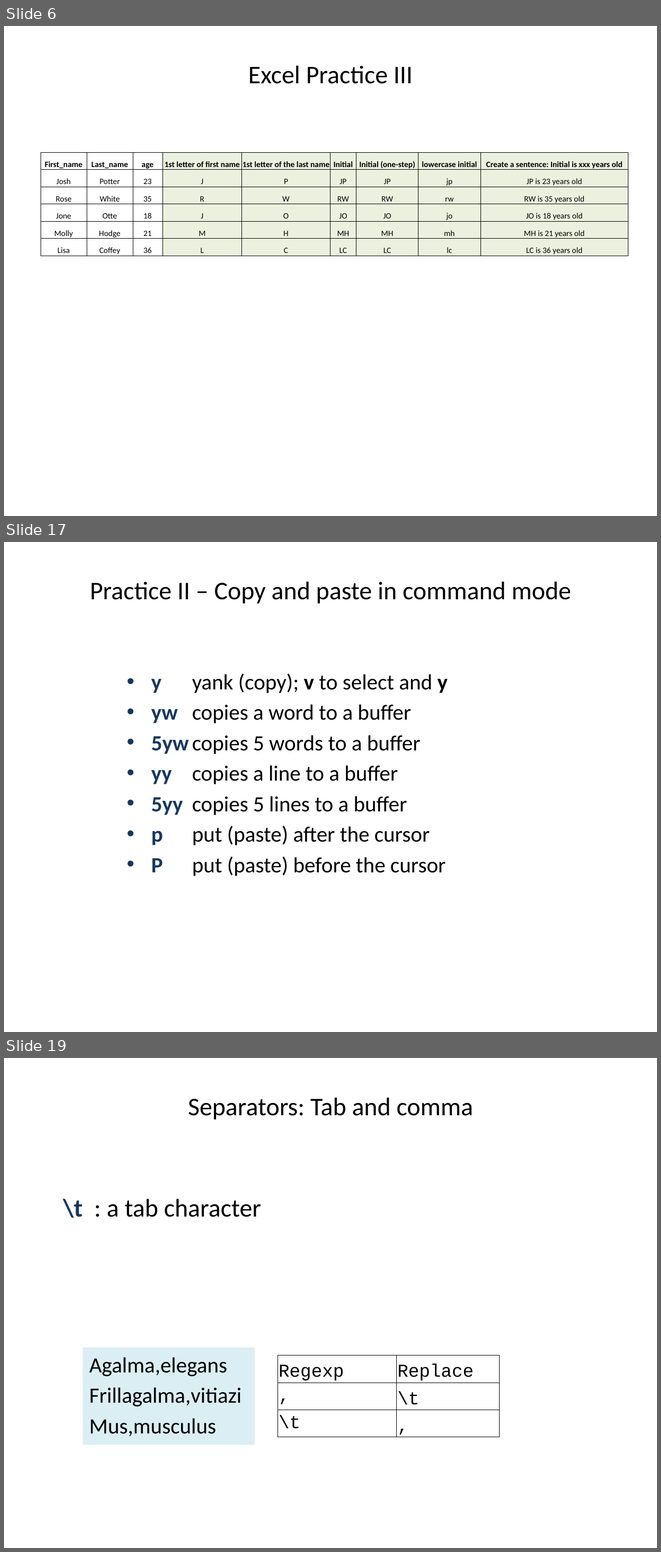
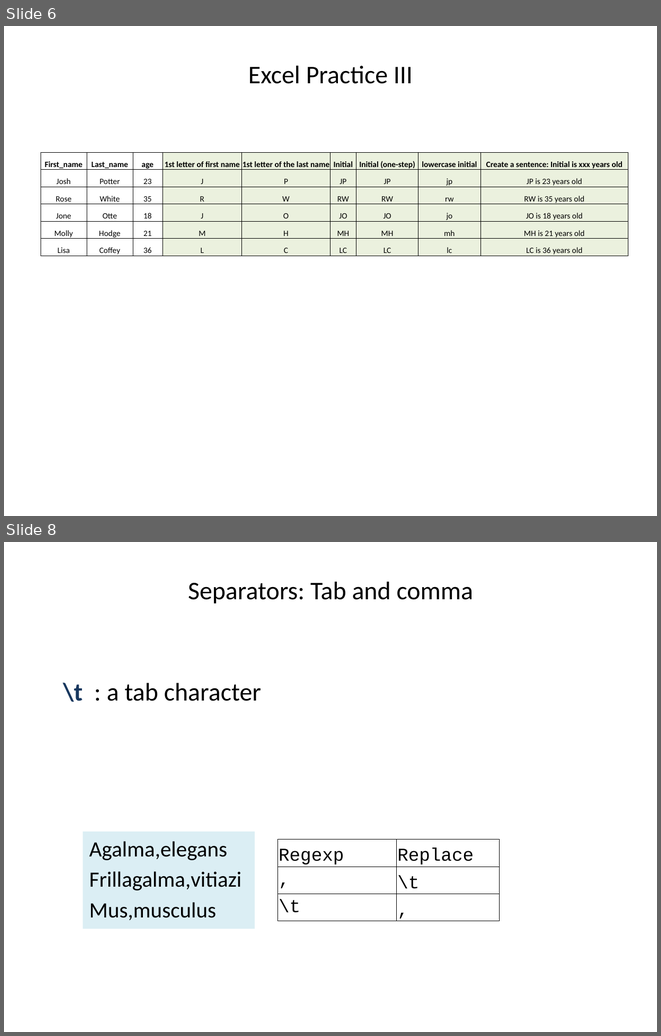
Before and after one commit to ravinpoudel/PLPTH813Bioinformatics, a slide deck: labs/lab01b_vi_regex.pptx. Shown one above the other, each under a label of ours: slides 6, 17 and 19 before the commit, slides 6 and 8 after it; the slides between them are not shown. The pictures are 661x1552 and 661x1036 pixels, drawn with LibreOffice and Linux fonts; fonts in the diff are those of the drawing. Boxes give left, top, right and bottom in pixels: in the first picture for what was removed or moved away, otherwise in the second. Text is boxed around its words. In the diff, an @@ line names an element or a change of style, - is before the commit and + after.

```diff
--- a/labs/lab01b_vi_regex.pptx
+++ b/labs/lab01b_vi_regex.pptx
@@ slide 17 removed at [4, 542, 657, 1032], background #FFFFFF @@
@@ title removed at [90, 581, 571, 603] @@
-Practice II – Copy and paste in command mode
@@ text removed at [151, 673, 448, 876] @@
-• y yank (copy); v to select and y
-• yw copies a word to a buffer
-• 5yw copies 5 words to a buffer
-• yy copies a line to a buffer
-• 5yy copies 5 lines to a buffer
-• p put (paste) after the cursor
-• P put (paste) before the cursor
@@ what was slide 19 is now slide 8 @@
```
Also in this commit, not shown: 2 slides changed, 10 other slides removed.
